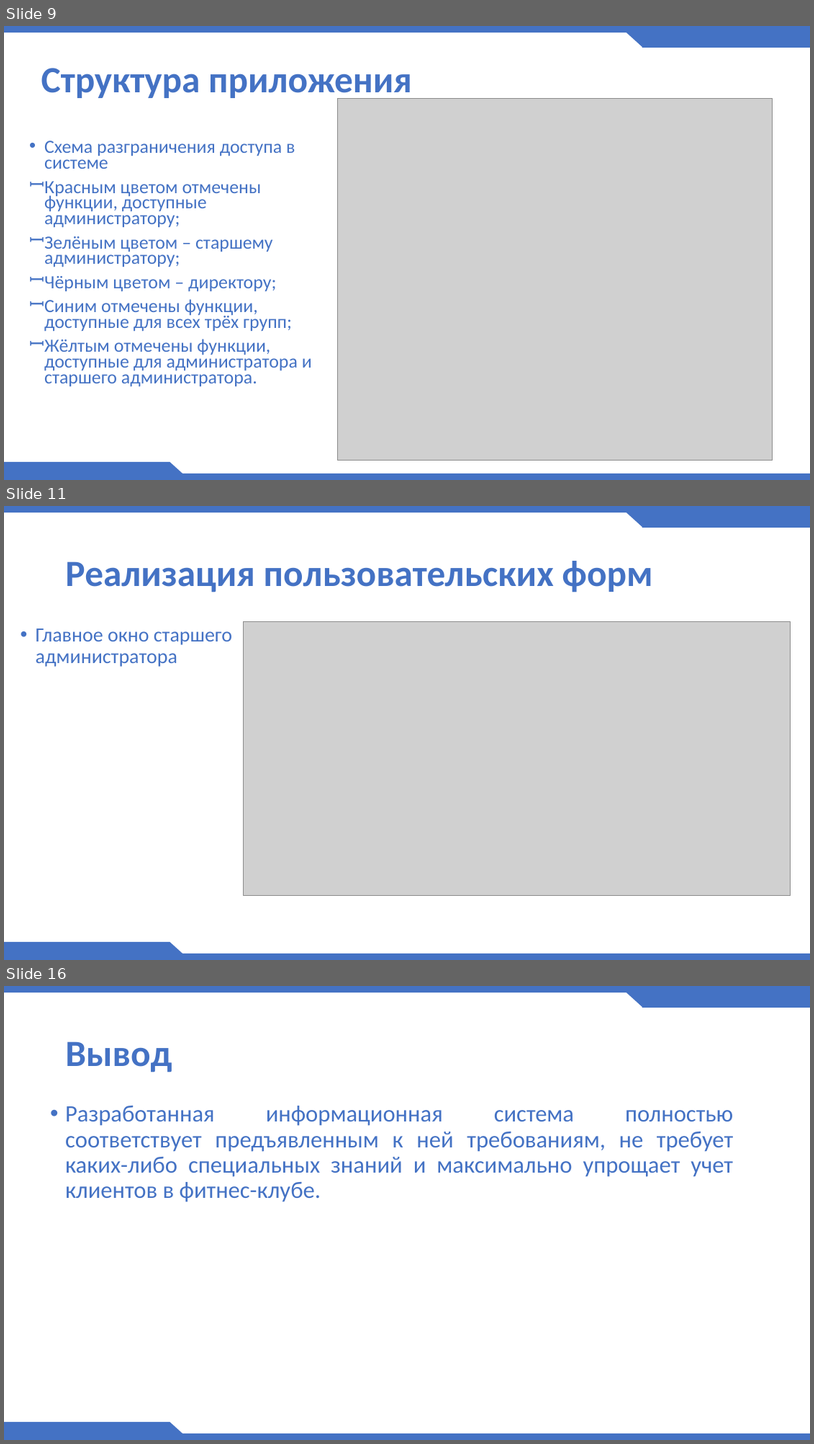
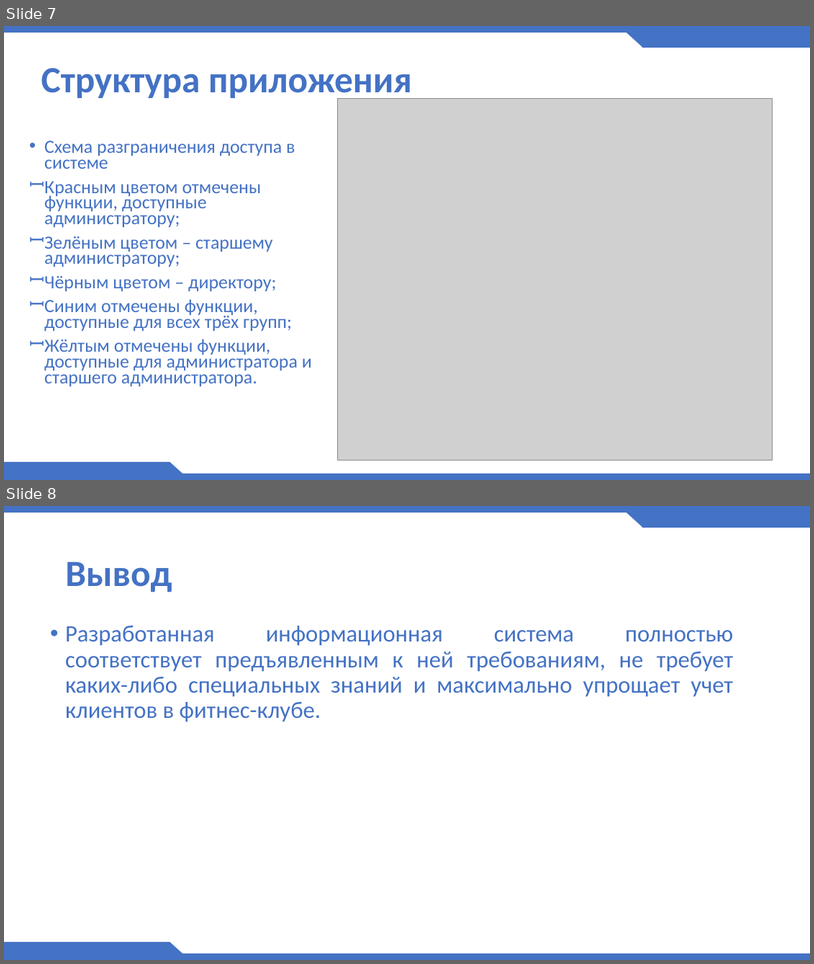
Before and after one commit to zhoyl/WpfApp2_KursRab, a slide deck: prezentation.pptx. Shown one above the other, each under a label of ours: slides 9, 11 and 16 before the commit, slides 7 and 8 after it; the slides between them are not shown. The pictures are 814x1444 and 814x964 pixels, drawn with LibreOffice and Linux fonts; fonts in the diff are those of the drawing; grey boxes stand for pictures; background and template pictures are left out. Boxes give left, top, right and bottom in pixels: in the first picture for what was removed or moved away, otherwise in the second. Text is boxed around its words. In the diff, an @@ line names an element or a change of style, - is before the commit and + after.

```diff
--- a/prezentation.pptx
+++ b/prezentation.pptx
@@ slide 11 removed at bbox=[4, 506, 810, 960], background #FFFFFF; not listed: 6 template elements that a slide beside it also shows @@
@@ title removed at bbox=[65, 561, 653, 592] @@
-Реализация пользовательских форм
@@ text removed at bbox=[36, 628, 232, 667] @@
-• Главное окно старшего администратора
@@ picture removed at bbox=[244, 621, 791, 896] @@
@@ what was slide 9 is now slide 7 @@
@@ what was slide 16 is now slide 8 @@
```
Also in this commit, not shown: 3 slides changed, 7 other slides removed, 10 other files.
